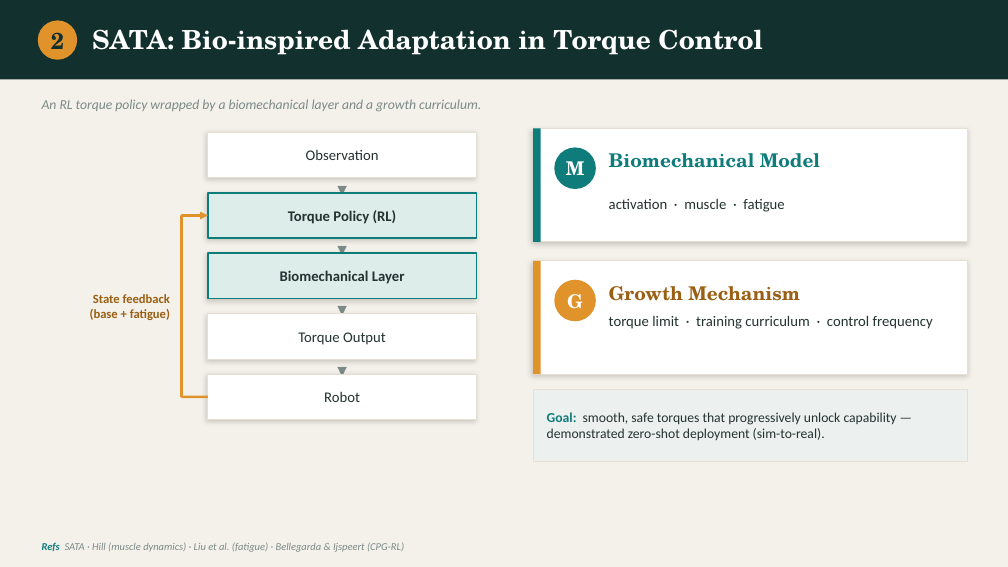
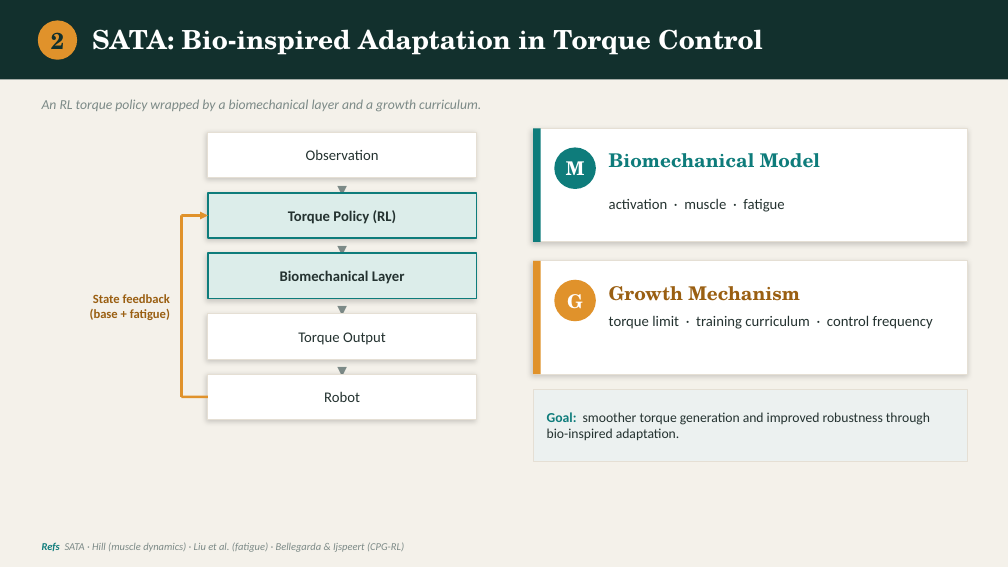
Before and after one commit to Stanley-1013/bio-inspired-adaptive-locomotion, a slide deck: slide 3 of docs/progress-report-v1.pptx. Drawn at 1008x567 pixels with LibreOffice and Linux fonts; fonts in the diff are those of the drawing. Boxes give left, top, right and bottom in pixels: in the first picture for what was removed or moved away, otherwise in the second. Text is boxed around its words. In the diff, an @@ line names an element or a change of style, - is before the commit and + after.

```diff
--- a/docs/progress-report-v1.pptx
+++ b/docs/progress-report-v1.pptx
@@ text at <box>547,412,930,441</box>: text changed @@
-Goal: smooth, safe torques that progressively unlock capability — demonstrated zero-shot deployment (sim-to-real).
+Goal: smoother torque generation and improved robustness through bio-inspired adaptation.
```
Also in this commit, not shown: 2 other slides changed, 2 other files.
